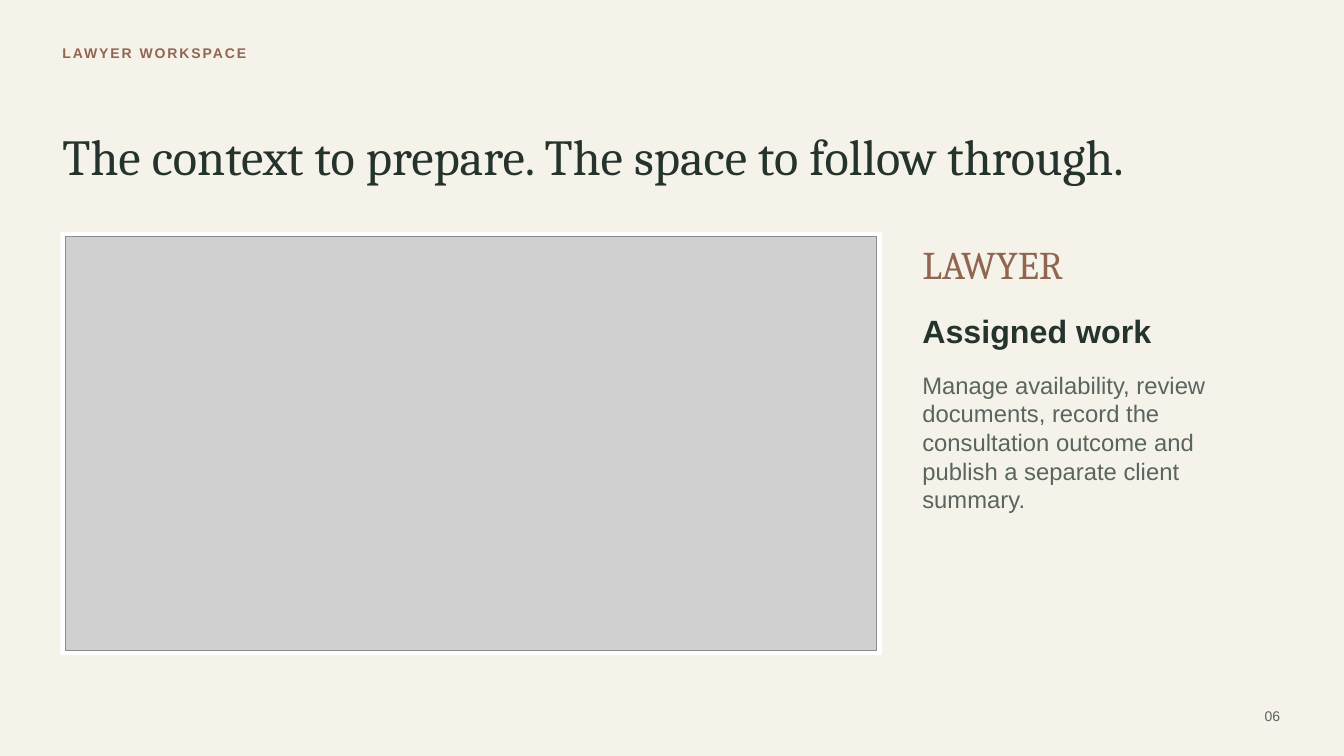
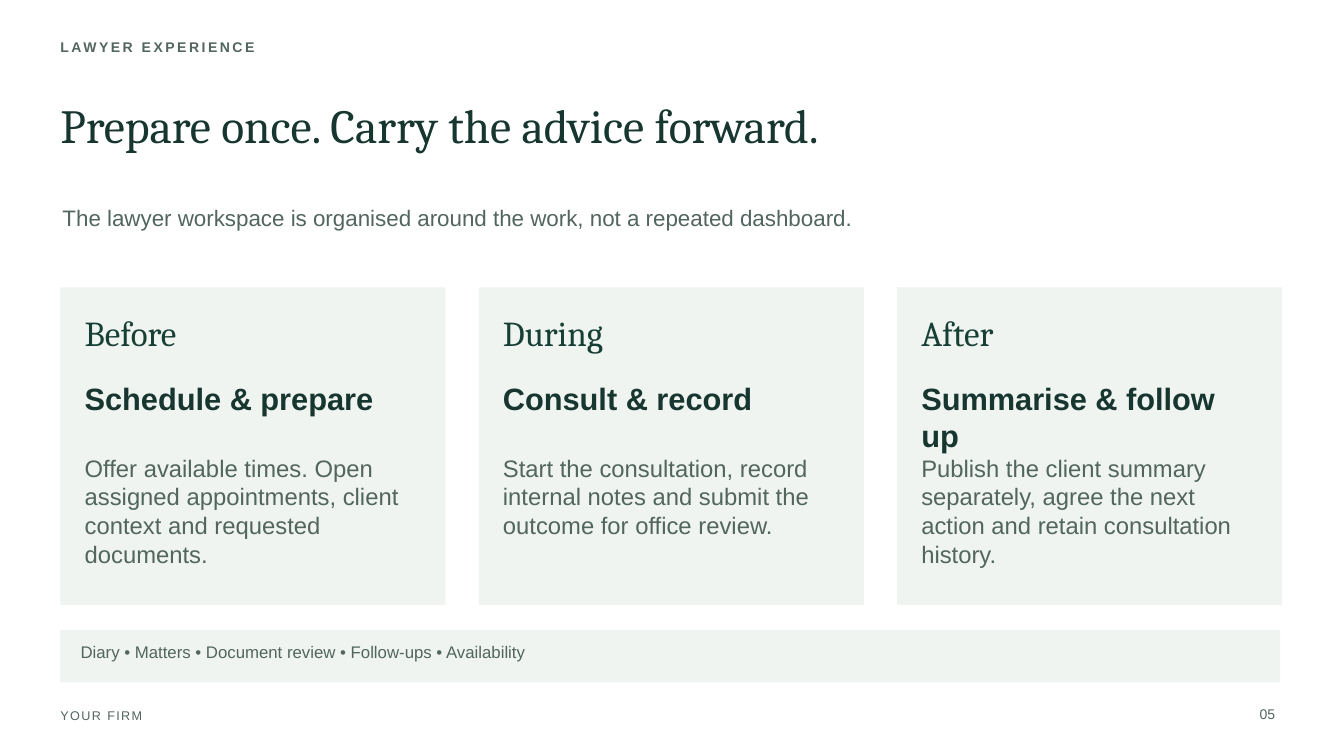
Before and after one commit to ezhilan03/lawyer-app-demo, a slide deck: slide 5 of presentation/Lawyer-Firm-Presentation.pptx (slide 6 before the commit). Drawn at 1344x756 pixels with LibreOffice and Linux fonts; fonts in the diff are those of the drawing; grey boxes stand for pictures. Boxes give left, top, right and bottom in pixels: in the first picture for what was removed or moved away, otherwise in the second. Text is boxed around its words. In the diff, an @@ line names an element or a change of style, - is before the commit and + after.

Commit message:
Consolidate client presentation and map original requirements

```diff
--- a/presentation/Lawyer-Firm-Presentation.pptx
+++ b/presentation/Lawyer-Firm-Presentation.pptx
@@ background #F5F2EA to #FFFFFF @@
@@ text "LAWYER EXPERIENCE" at [107, 210, 172, 231]: vertical alignment middle to top @@
@@ text "Prepare once. Carry the advice ..." at [60, 109, 819, 153]: vertical alignment middle to top @@
@@ text at [60, 109, 819, 153]: text changed; size 36 to 34 pt; text colour #25332D to #17362F @@
-The context to prepare. The space to follow through.
+Prepare once. Carry the advice forward.
@@ rectangle removed at [60, 232, 882, 655] @@
@@ text added at [62, 210, 852, 231], 16 pt, text #52655E @@
+The lawyer workspace is organised around the work, not a repeated dashboard.
@@ picture removed at [66, 237, 877, 650] @@
@@ text at [107, 210, 172, 231]: text changed; text colour #916650 to #52655E @@
-LAWYER WORKSPACE
+LAWYER EXPERIENCE
@@ text removed at [922, 253, 1063, 279] @@
-LAWYER
@@ rectangle added at [60, 287, 446, 605], fill #EFF4F0 @@
@@ rectangle added at [479, 287, 864, 605], fill #EFF4F0 @@
@@ rectangle added at [897, 287, 1282, 605], fill #EFF4F0 @@
@@ text added at [85, 321, 177, 347], 25 pt, text #173F35 @@
+Before
@@ text added at [503, 322, 603, 354], 25 pt, text #173F35 @@
+During
@@ text added at [921, 321, 993, 347], 25 pt, text #173F35 @@
+After
@@ text removed at [922, 319, 1151, 350] @@
-Assigned work
@@ text added at [85, 387, 373, 416], 22 pt, text #17362F, bold @@
+Schedule & prepare
@@ text added at [503, 387, 752, 411], 22 pt, text #17362F, bold @@
+Consult & record
@@ text added at [921, 387, 1215, 453], 22 pt, text #17362F, bold @@
+Summarise & follow up
@@ text removed at [922, 377, 1205, 513] @@
-Manage availability, review documents, record the consultation outcome and publish a separate client summary.
@@ text added at [85, 460, 399, 563], 17 pt, text #52655E @@
+Offer available times. Open assigned appointments, client context and requested documents.
@@ text added at [503, 460, 809, 534], 17 pt, text #52655E @@
+Start the consultation, record internal notes and submit the outcome for office review.
@@ text added at [921, 460, 1231, 568], 17 pt, text #52655E @@
+Publish the client summary separately, agree the next action and retain consultation history.
@@ rectangle added at [60, 630, 1280, 683], fill #EFF4F0 @@
@@ text added at [81, 646, 525, 662], 12 pt, text #52655E @@
+Diary • Matters • Document review • Follow-ups • Availability
@@ text added at [60, 711, 142, 720], 9 pt, text #52655E @@
+YOUR FIRM
@@ text added at [1260, 709, 1276, 719], 10 pt, text #52655E @@
+05
@@ text removed at [1265, 711, 1281, 721] @@
-06
```
Also in this commit, not shown: 17 slides added, 11 slides removed, 4 other files.
